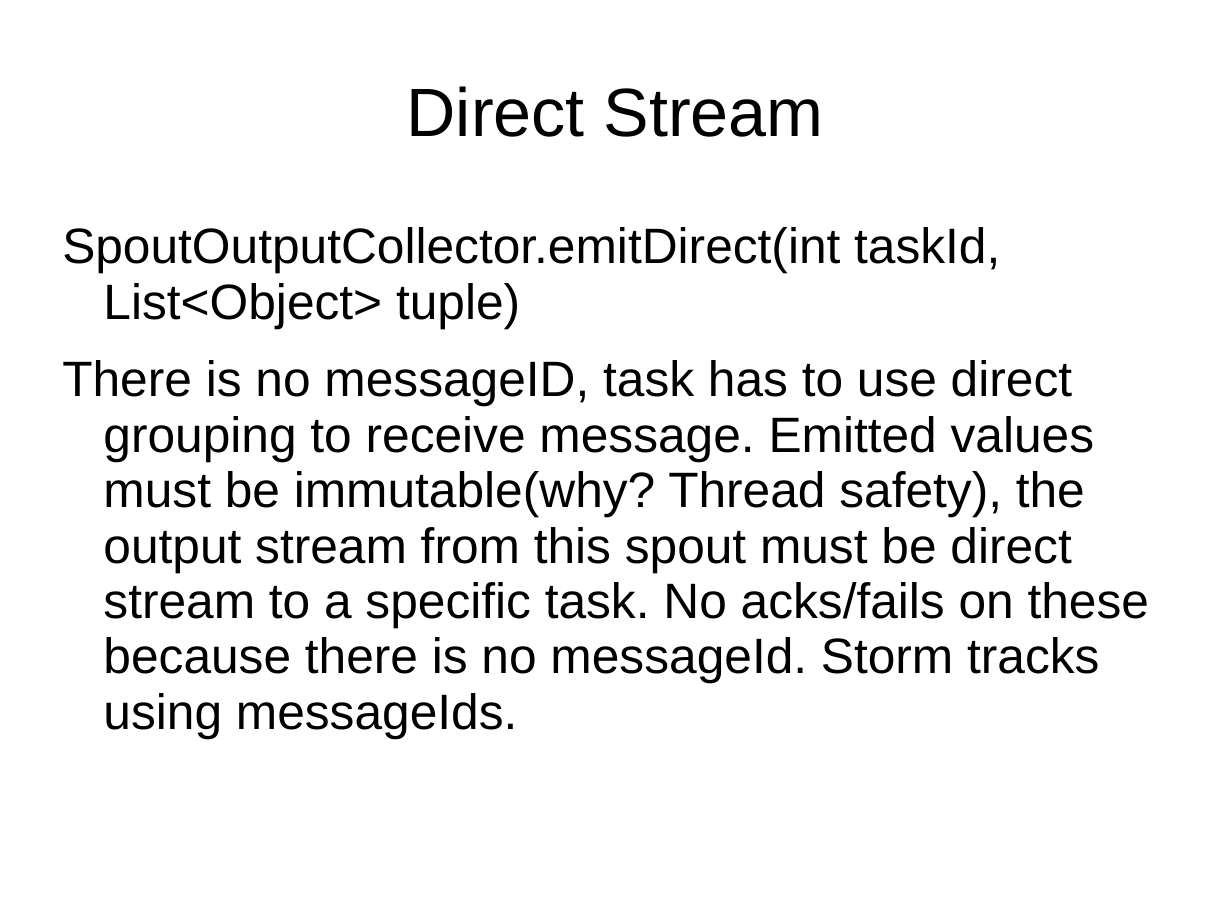
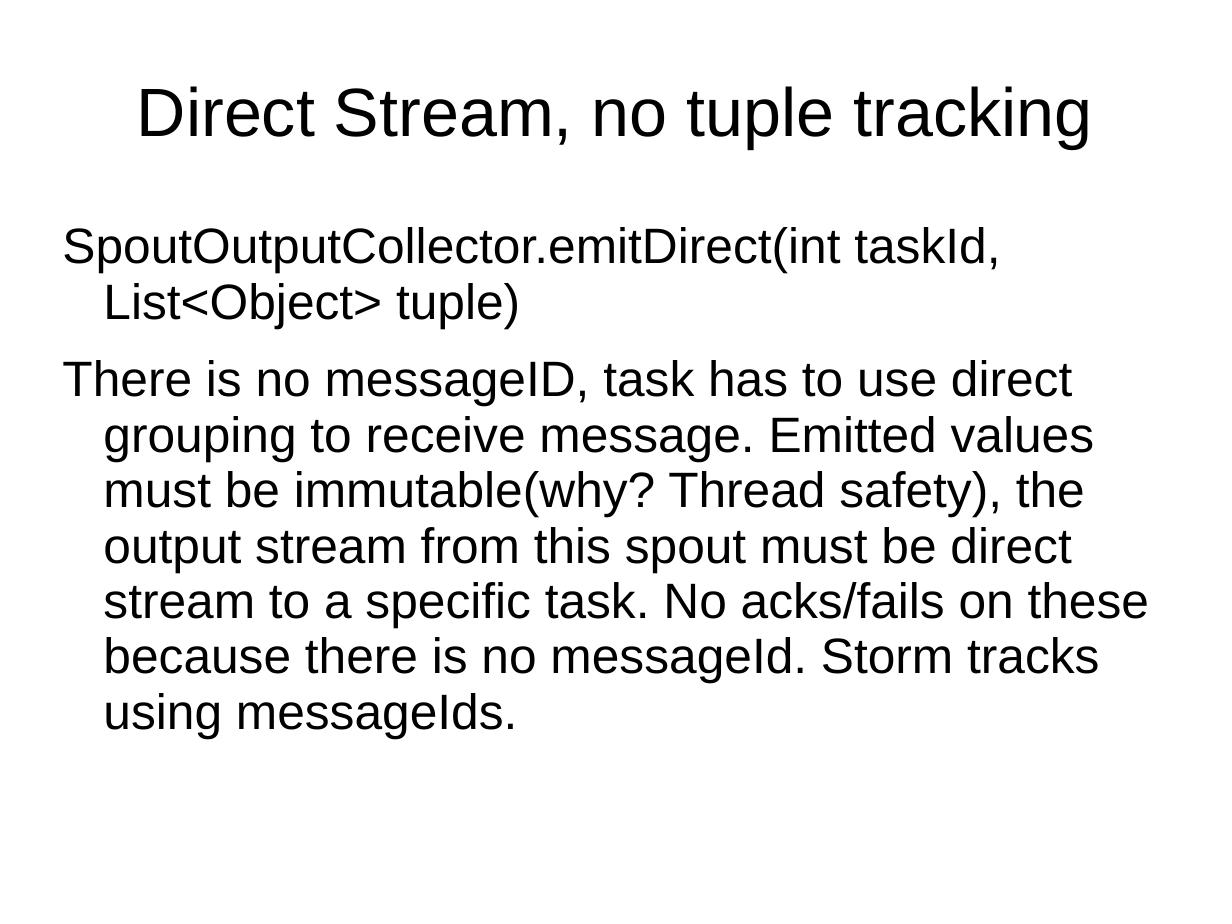
Before and after one commit to dougc333/storm, a slide deck: slide 11 of Storm.ppt. Drawn at 1232x924 pixels with LibreOffice and Linux fonts; fonts in the diff are those of the drawing. Boxes give left, top, right and bottom in pixels: in the first picture for what was removed or moved away, otherwise in the second. Text is boxed around its words. In the diff, an @@ line names an element or a change of style, - is before the commit and + after.

```diff
--- a/Storm.ppt
+++ b/Storm.ppt
@@ title at <box>137,86,1092,149</box>: text changed @@
-Direct Stream
+Direct Stream, no tuple tracking
```
Also in this commit, not shown: 4 other slides changed, 9 other files.
